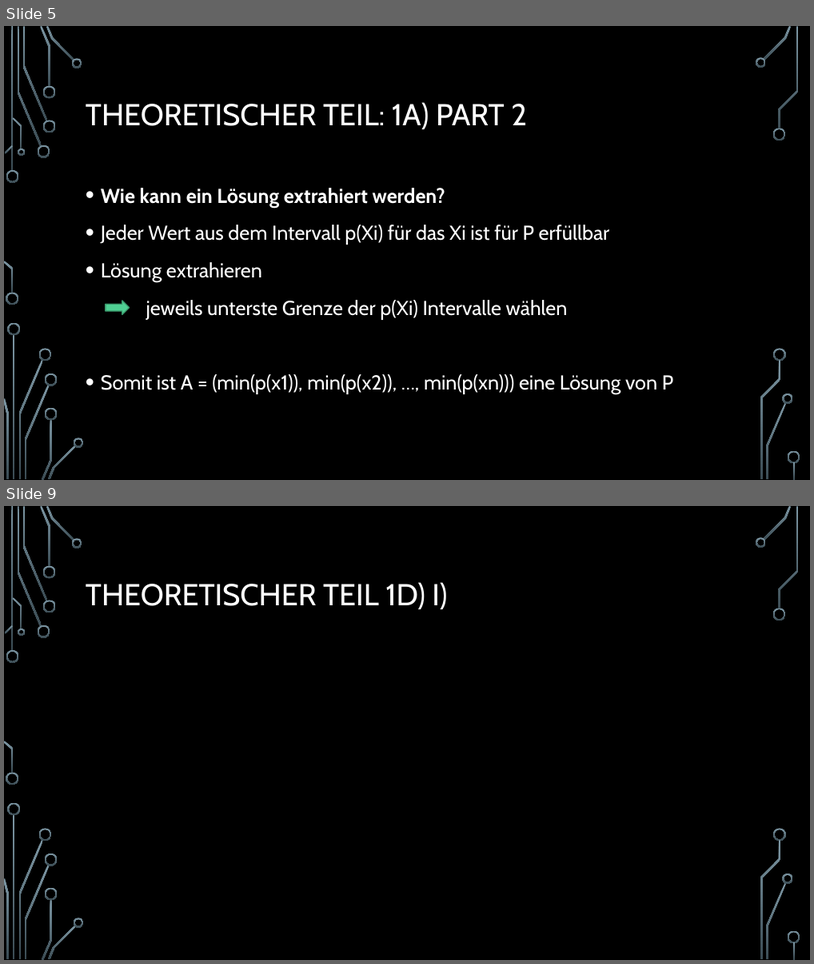
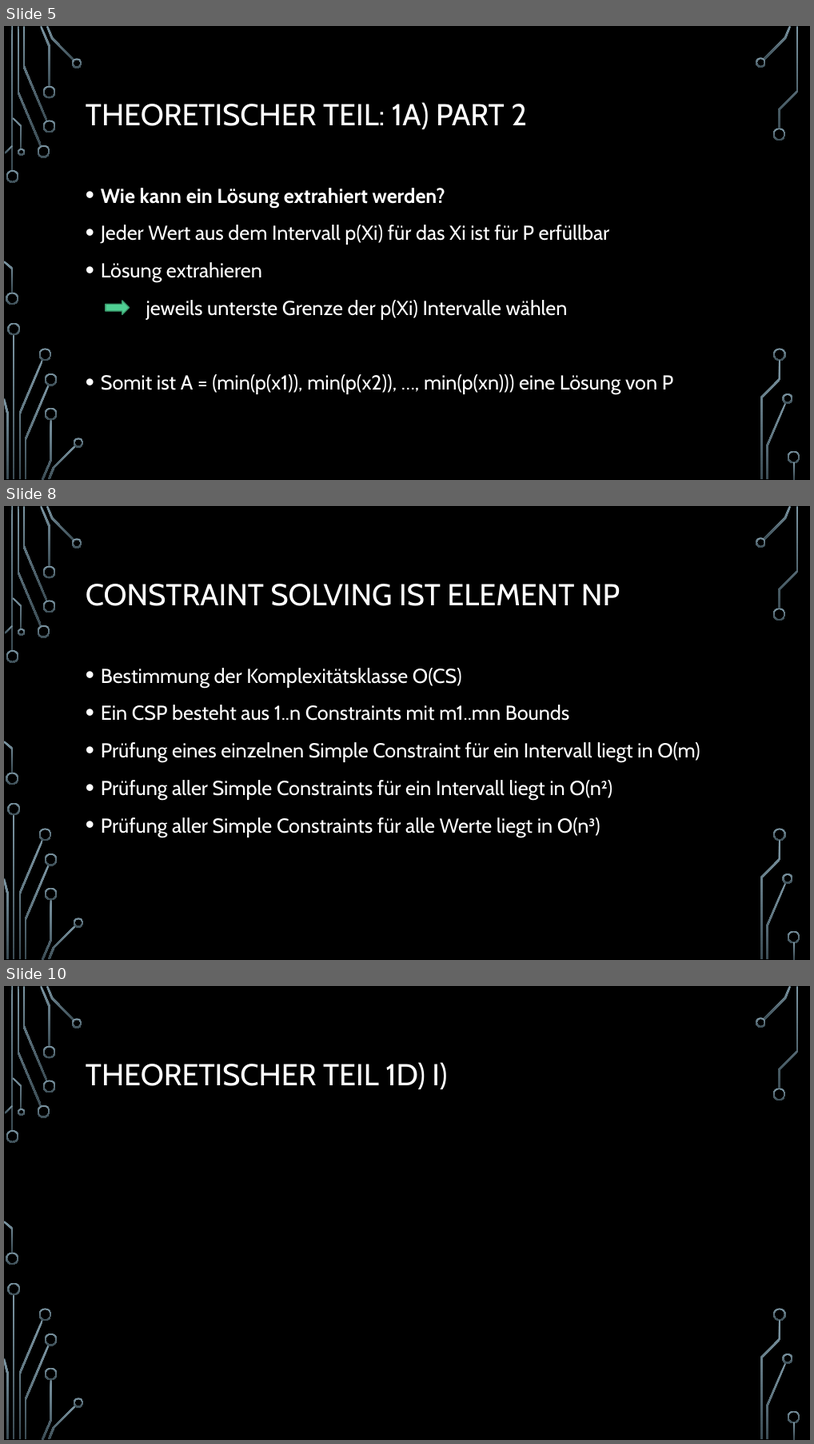
Before and after one commit to Fixeres/HybrideSysteme, a slide deck: src/resources/Hybride systeme.pptx. Shown one above the other, each under a label of ours: slides 5 and 9 before the commit, slides 5, 8 and 10 after it; the slides between them are not shown. The pictures are 814x964 and 814x1444 pixels, drawn with LibreOffice and Linux fonts; fonts in the diff are those of the drawing; background and template pictures are left out. Boxes give left, top, right and bottom in pixels: in the first picture for what was removed or moved away, otherwise in the second. Text is boxed around its words. In the diff, an @@ line names an element or a change of style, - is before the commit and + after.

```diff
--- a/src/resources/Hybride systeme.pptx
+++ b/src/resources/Hybride systeme.pptx
@@ slide 8 added at (4, 506, 810, 960), background picture (left out); not listed: 36 template elements that a slide beside it also shows @@
@@ title added at (86, 584, 620, 606), 36 pt, text #FFFFFF @@
+CONSTRAINT SOLVING IST ELEMENT NP
@@ text added at (101, 668, 700, 837), 24 pt, text #FFFFFF @@
+• Bestimmung der Komplexitätsklasse O(CS)
+• Ein CSP besteht aus 1..n Constraints mit m1..mn Bounds
+• Prüfung eines einzelnen Simple Constraint für ein Intervall liegt in O(m)
+• Prüfung aller Simple Constraints für ein Intervall liegt in O(n²)
+• Prüfung aller Simple Constraints für alle Werte liegt in O(n³)
@@ what was slide 9 is now slide 10 @@
```
Also in this commit, not shown: 4 slides changed, 2 other slides added, 1 slide removed, 1 other file.
